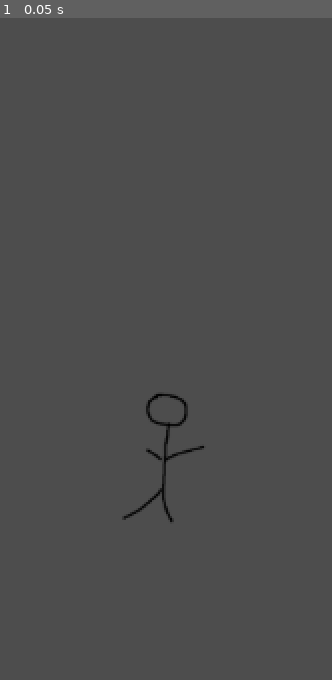
Above: before the commit, frame 1.
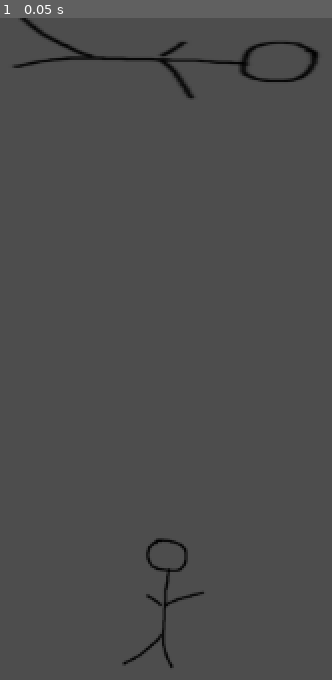
Above: after the commit, the same moment.

Repository: alfredmakes/LD54-Limited-Space
Game: Godot game, scene res://scenes/main.tscn
Two runs of this game, one before a commit and one after it. Both use one fixed random seed, a clock stepped at 60 frames per second and the inputs below.
Inputs:
- Up to frame 1 (0.05 s): no input

The runs differ from the first frame. In frame 1, 2.0% of the frame differs, in the area x 4-96%, y 0-99%.

Commit message:
Block scene

Diff:
--- a/scenes/main.tscn
+++ b/scenes/main.tscn
@@ -1,8 +1,22 @@
-[gd_scene load_steps=2 format=3 uid="uid://ctvnjs3rdwk4e"]
+[gd_scene load_steps=4 format=3 uid="uid://ctvnjs3rdwk4e"]
 
 [ext_resource type="PackedScene" uid="uid://b2s17wdt5ht62" path="res://scenes/player/Player.tscn" id="1_af37u"]
+[ext_resource type="PackedScene" uid="uid://b74cnciidhwos" path="res://scenes/obstacles/Block.tscn" id="2_lykuy"]
+
+[sub_resource type="RectangleShape2D" id="RectangleShape2D_u2yqn"]
+size = Vector2(1180, 20)
 
 [node name="Main" type="Node2D"]
 
 [node name="Player" parent="." instance=ExtResource("1_af37u")]
-position = Vector2(544, 320)
+position = Vector2(544, 425)
+
+[node name="Block" parent="." instance=ExtResource("2_lykuy")]
+position = Vector2(545, 27)
+
+[node name="Floor" type="StaticBody2D" parent="."]
+position = Vector2(547, 618)
+
+[node name="CollisionShape2D" type="CollisionShape2D" parent="Floor"]
+position = Vector2(24, 0)
+shape = SubResource("RectangleShape2D_u2yqn")
--- /dev/null
+++ b/scenes/obstacles/Block.tscn
@@ -0,0 +1,19 @@
+[gd_scene load_steps=4 format=3 uid="uid://b74cnciidhwos"]
+
+[ext_resource type="Texture2D" uid="uid://nm6og27mweov" path="res://assets/sprites/test.png" id="1_a4l7p"]
+[ext_resource type="Script" path="res://scenes/obstacles/block.gd" id="1_eiiv0"]
+
+[sub_resource type="RectangleShape2D" id="RectangleShape2D_q0lpq"]
+size = Vector2(221, 44)
+
+[node name="Block" type="AnimatableBody2D"]
+script = ExtResource("1_eiiv0")
+
+[node name="CollisionShape2D" type="CollisionShape2D" parent="."]
+shape = SubResource("RectangleShape2D_q0lpq")
+
+[node name="Sprite2D" type="Sprite2D" parent="."]
+position = Vector2(25, -2)
+rotation = 1.5708
+scale = Vector2(1, 2.36)
+texture = ExtResource("1_a4l7p")
--- /dev/null
+++ b/scenes/obstacles/block.gd
@@ -0,0 +1,11 @@
+extends AnimatableBody2D
+
+
+# Called when the node enters the scene tree for the first time.
+func _ready() -> void:
+	pass # Replace with function body.
+
+
+# Called every frame. 'delta' is the elapsed time since the previous frame.
+func _process(delta: float) -> void:
+	pass
